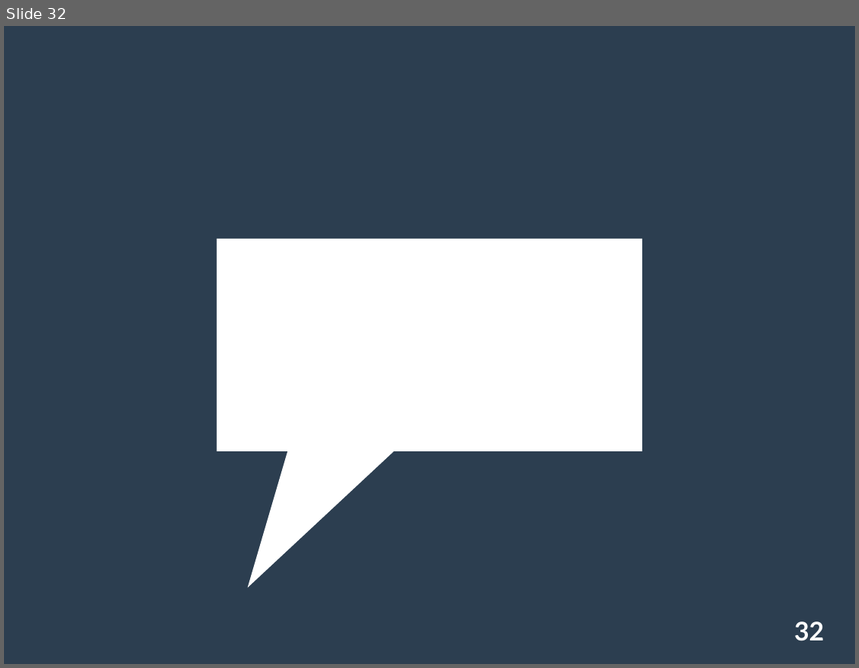
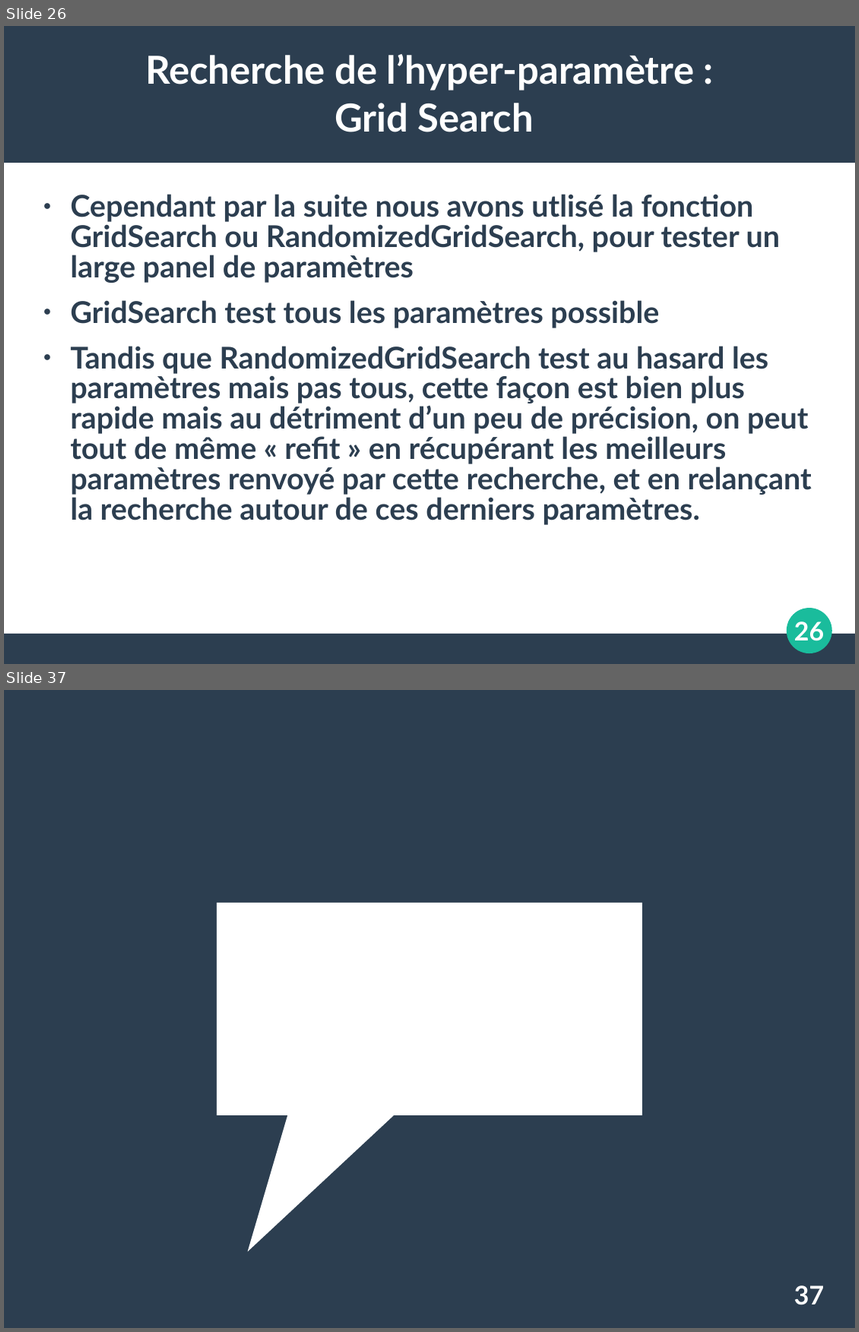
Before and after one commit to koper921/ProjetGps, a slide deck: Slide TER.ppt. Shown one above the other, each under a label of ours: slide 32 before the commit, slides 26 and 37 after it; the slides between them are not shown. The pictures are 859x668 and 859x1332 pixels, drawn with LibreOffice and Linux fonts; fonts in the diff are those of the drawing. Boxes give left, top, right and bottom in pixels: in the first picture for what was removed or moved away, otherwise in the second. Text is boxed around its words. In the diff, an @@ line names an element or a change of style, - is before the commit and + after.

```diff
--- a/Slide TER.ppt
+++ b/Slide TER.ppt
@@ slide 26 added at (4, 26, 855, 664), background #FFFFFF @@
@@ rectangle added at (4, 26, 855, 163), fill #2C3E50 @@
@@ title added at (145, 54, 694, 132), 36 pt, text #FFFFFF, bold @@
+Recherche de l’hyper-paramètre :
+Grid Search
@@ text added at (70, 194, 812, 525), 28 pt, text #2C3E50, bold @@
+● Cependant par la suite nous avons utlisé la fonction GridSearch ou RandomizedGridSearch, pour tester un large panel de paramètres
+● GridSearch test tous les paramètres possible
+● Tandis que RandomizedGridSearch test au hasard les paramètres mais pas tous, cette façon est bien plus rapide mais au détriment d’un peu de précision, on peut tout de même « refit » en récupérant les meilleurs paramètres renvoyé par cette recherche, et en relançant la recherche autour de ces derniers paramètres.
@@ ellipse added at (788, 608, 833, 654), fill #1ABC9C @@
@@ rectangle added at (4, 634, 855, 664), fill #2C3E50 @@
@@ page number added at (794, 622, 824, 642), 24 pt, text #FFFFFF, bold @@
+26
@@ what was slide 32 is now slide 37 @@
@@ page number at (794, 1286, 824, 1306): text changed @@
-32
+37
```
Also in this commit, not shown: 11 slides changed, 4 other slides added, 11 other files.
